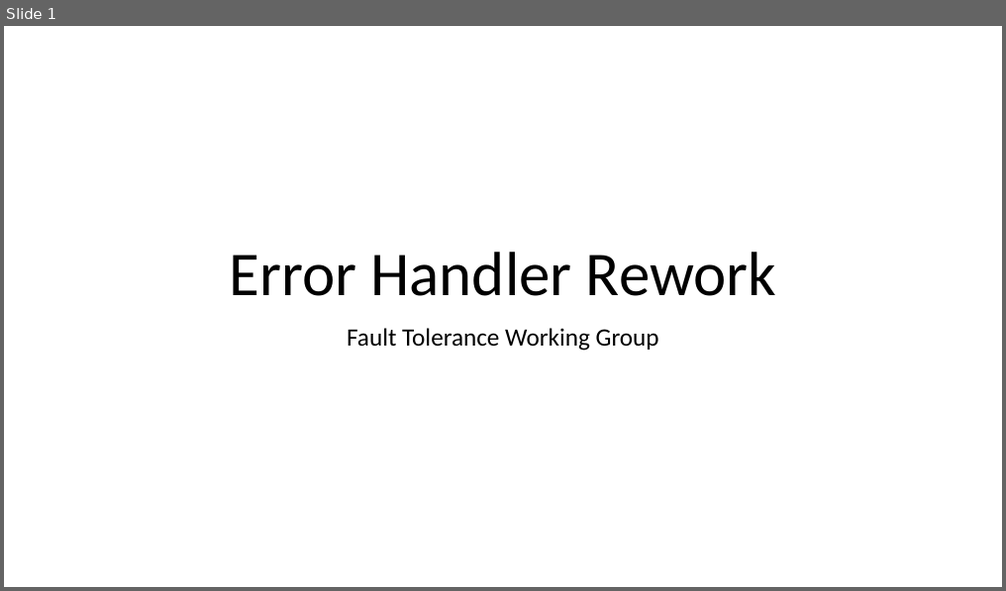
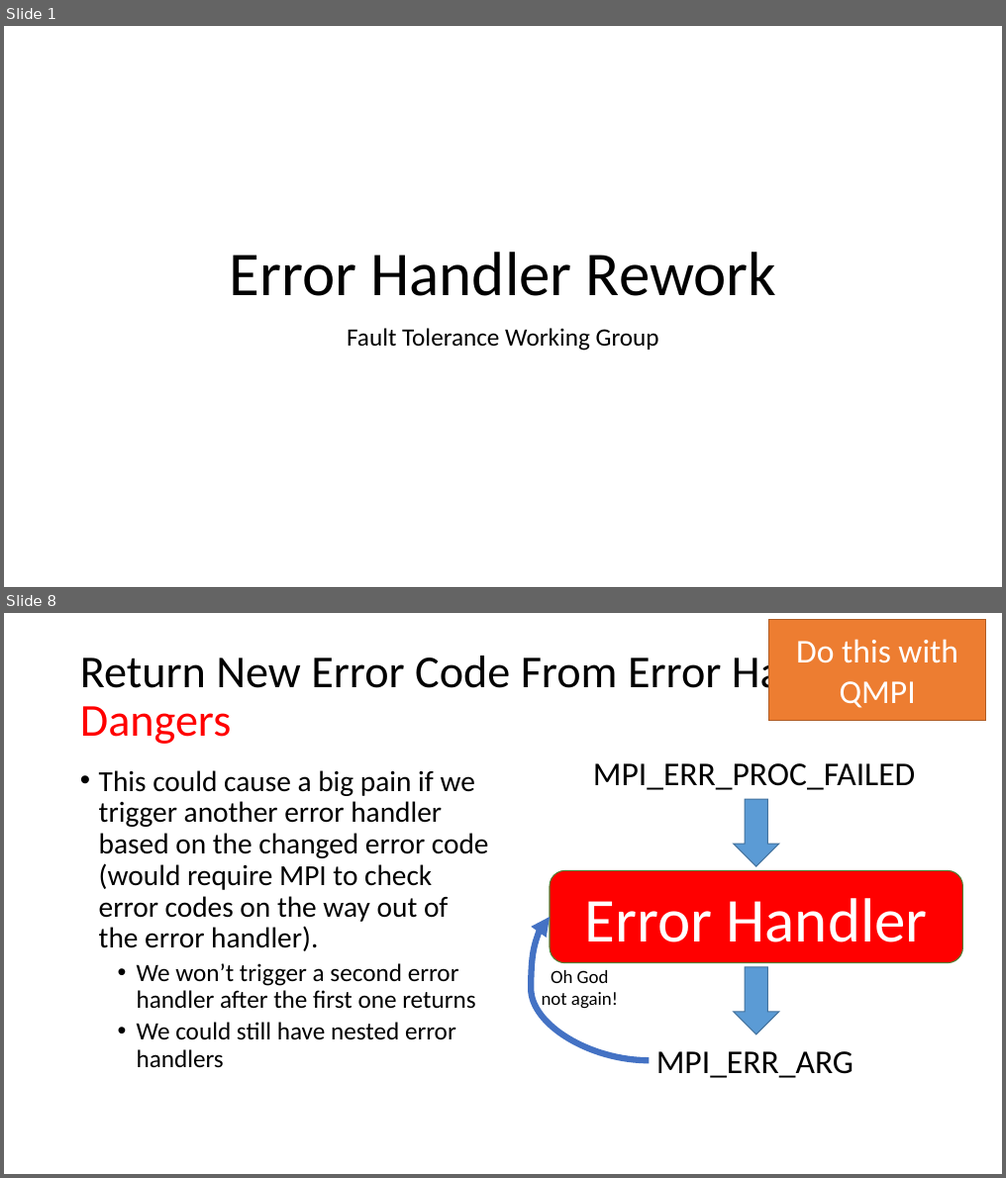
Before and after one commit to mpiwg-ft/ft-issues, a slide deck: slides/2016-06-09 Error Handler Plenary.pptx. Shown one above the other, each under a label of ours: slide 1 before the commit, slides 1 and 8 after it; the slides between them are not shown. The pictures are 1006x591 and 1006x1178 pixels, drawn with LibreOffice and Linux fonts; fonts in the diff are those of the drawing. Boxes give left, top, right and bottom in pixels: in the first picture for what was removed or moved away, otherwise in the second. Text is boxed around its words. In the diff, an @@ line names an element or a change of style, - is before the commit and + after.

```diff
--- a/slides/2016-06-09 Error Handler Plenary.pptx
+++ b/slides/2016-06-09 Error Handler Plenary.pptx
@@ slide 8 added at (4, 613, 1002, 1174), background #FFFFFF @@
@@ rectangle added at (769, 620, 986, 721), fill #ED7D31, outline #AF5C24 1 pt, 32 pt, text #FFFFFF @@
+Do this with QMPI
@@ title added at (80, 649, 879, 744), 44 pt, text #000000 @@
+Return New Error Code From Error Handler
+Dangers
@@ text added at (99, 770, 489, 1068), 28 pt, text #000000 @@
+• This could cause a big pain if we trigger another error handler based on the changed error code (would require MPI to check error codes on the way out of the error handler).
+  • We won’t trigger a second error handler after the first one returns
+  • We could still have nested error handlers
@@ curved arrow added from (649, 1060) to (549, 917), #4472C4 6 pt @@
@@ text added at (542, 970, 618, 1009), 18 pt, text #000000 @@
+Oh God
+not again!
@@ group added at (549, 763, 963, 1078): 2 down arrows, 2 texts, 1 rounded rectangle @@
+Error Handler
+MPI_ERR_PROC_FAILED
+MPI_ERR_ARG
```
Also in this commit, not shown: 8 slides changed, 5 other slides added, 1 slide removed, 1 other file.
